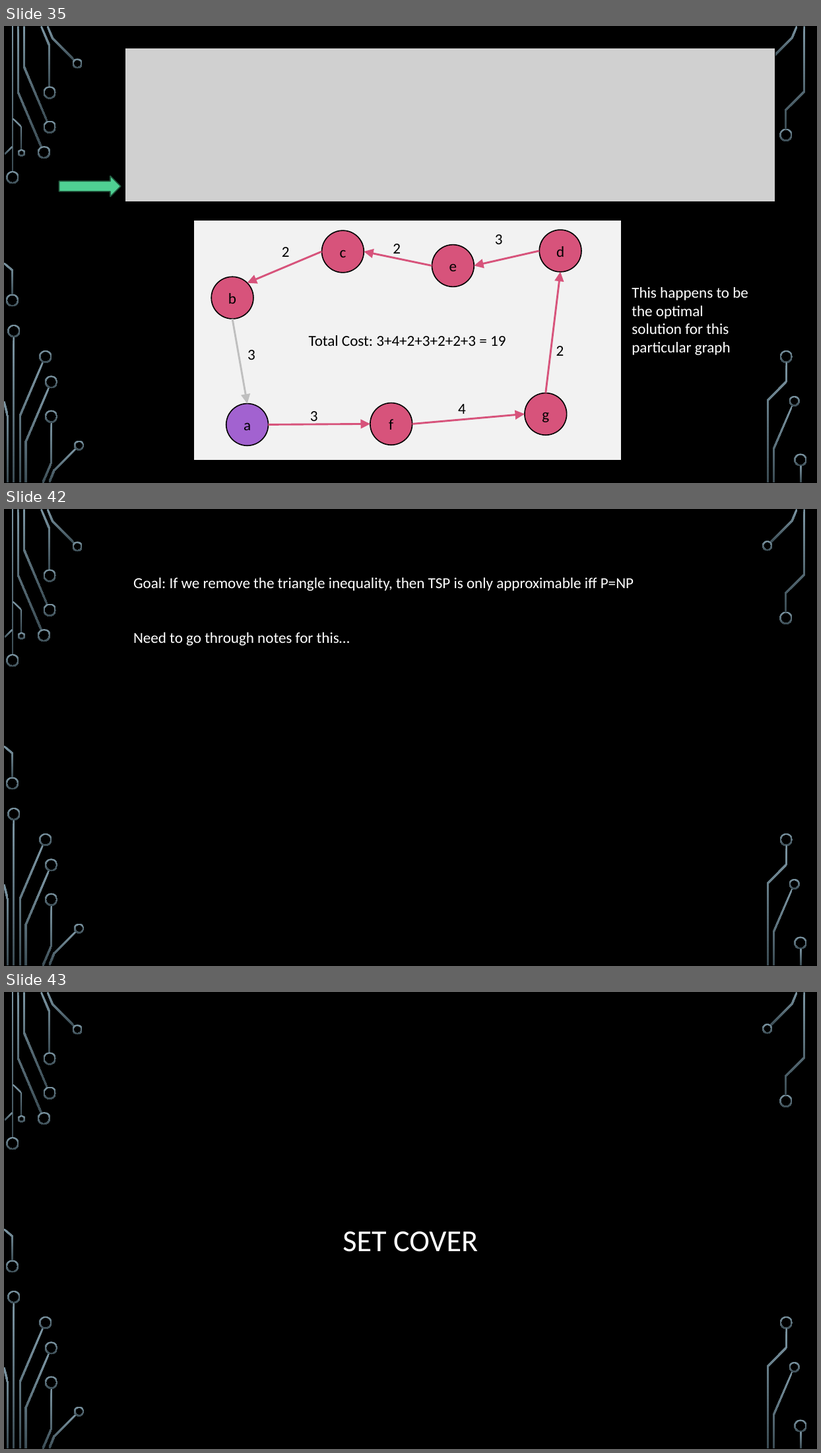
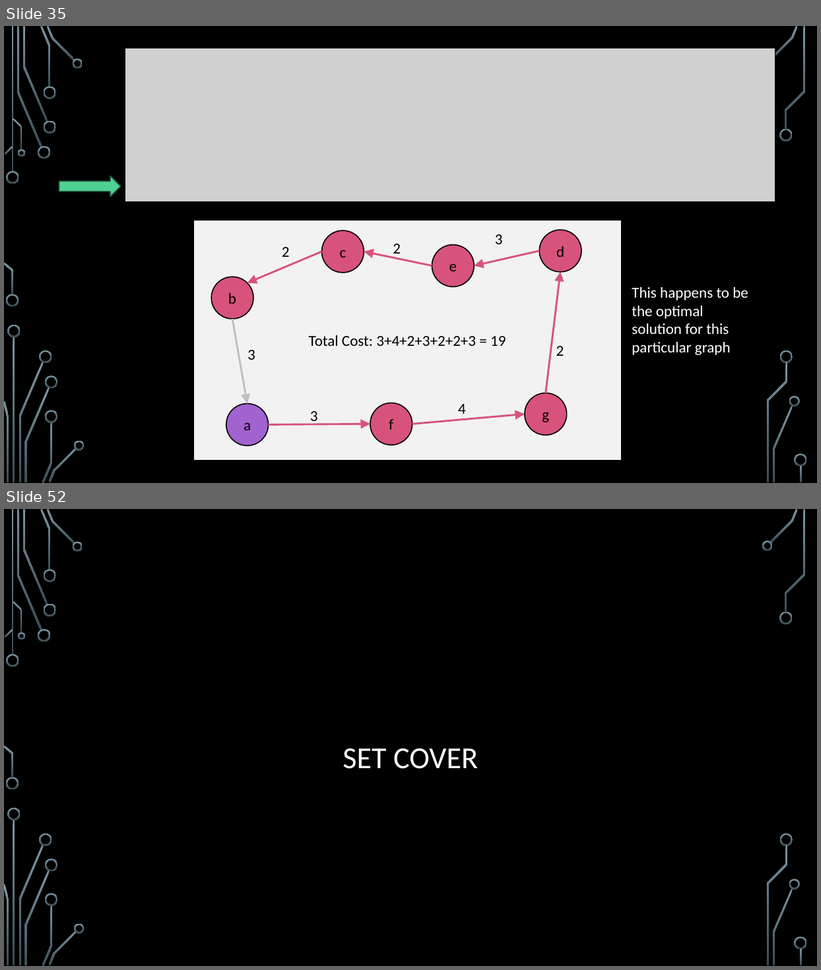
Before and after one commit to markfloryan/advAlgo, a slide deck: slides/Approx-01-Intro.pptx. Shown one above the other, each under a label of ours: slides 35, 42 and 43 before the commit, slides 35 and 52 after it; the slides between them are not shown. The pictures are 821x1453 and 821x970 pixels, drawn with LibreOffice and Linux fonts; fonts in the diff are those of the drawing; grey boxes stand for pictures; background and template pictures are left out. Boxes give left, top, right and bottom in pixels: in the first picture for what was removed or moved away, otherwise in the second. Text is boxed around its words. In the diff, an @@ line names an element or a change of style, - is before the commit and + after.

Commit message:
adding tsp general approx slides

```diff
--- a/slides/Approx-01-Intro.pptx
+++ b/slides/Approx-01-Intro.pptx
@@ slide 42 removed at (4,509,817,966), background picture (left out); not listed: 36 template elements that a slide beside it also shows @@
@@ text removed at (133,578,634,646) @@
-Goal: If we remove the triangle inequality, then TSP is only approximable iff P=NP
-Need to go through notes for this…
@@ what was slide 43 is now slide 52 @@
```
Also in this commit, not shown: 4 slides changed, 10 slides added, 1 other file.
